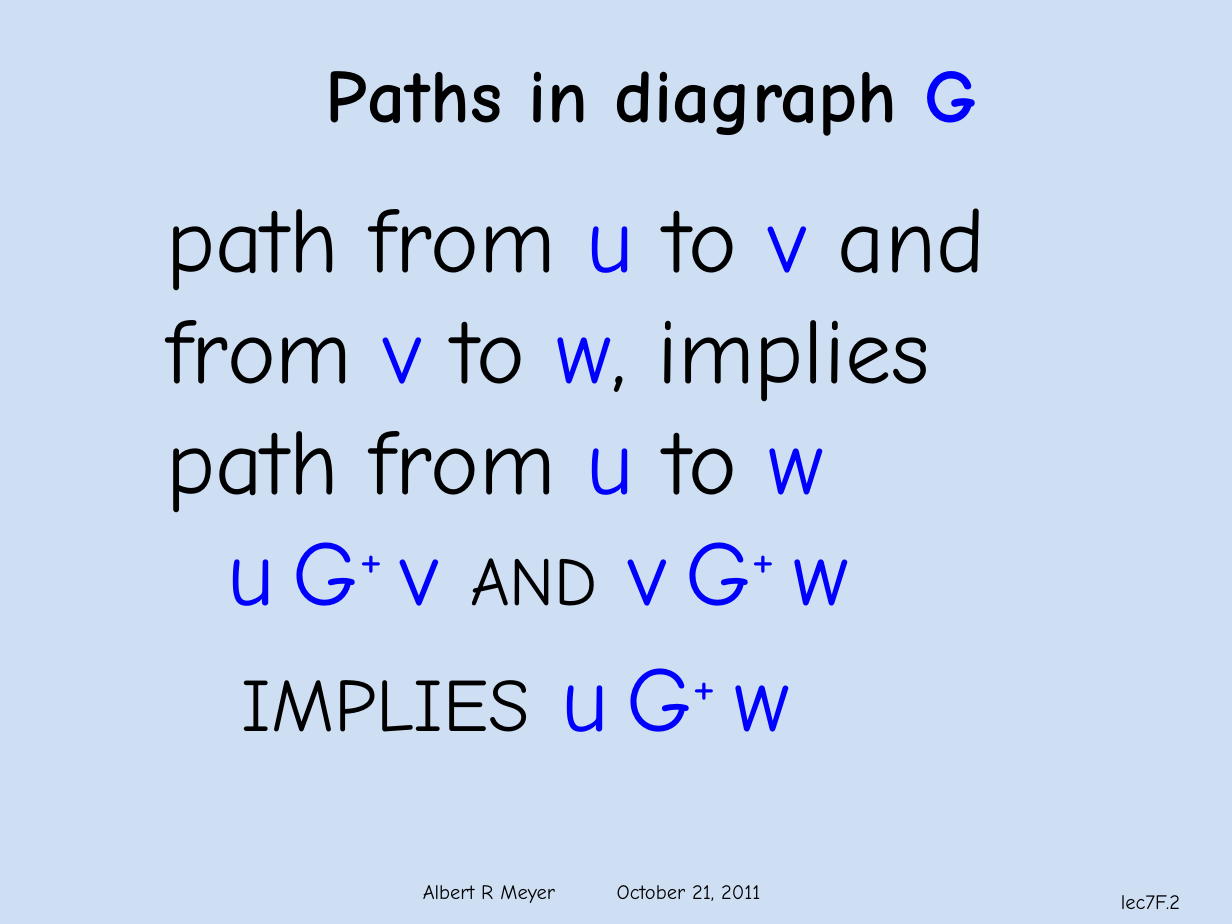
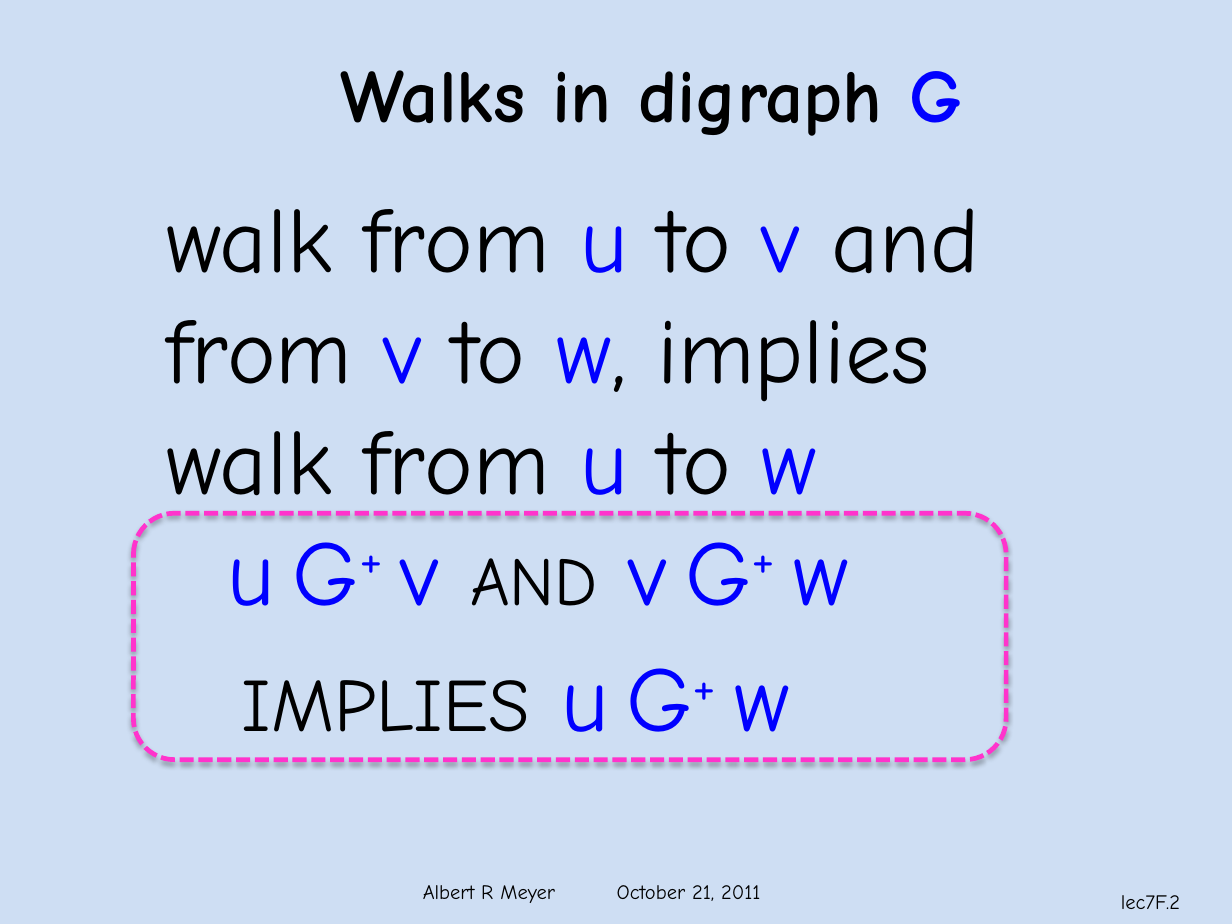
Before and after one commit to armeyer/mcs_web, a slide deck: slide 2 of fall11/slidesF11/slides7f.pptx. Drawn at 1232x924 pixels with LibreOffice and Linux fonts; fonts in the diff are those of the drawing; background and template pictures are left out. Boxes give left, top, right and bottom in pixels: in the first picture for what was removed or moved away, otherwise in the second. Text is boxed around its words. In the diff, an @@ line names an element or a change of style, - is before the commit and + after.

```diff
--- a/fall11/slidesF11/slides7f.pptx
+++ b/fall11/slidesF11/slides7f.pptx
@@ text at box(341, 70, 963, 136): text changed @@
-Paths in diagraph G
+Walks in digraph G
@@ text at box(166, 208, 979, 274): text changed @@
-path from u to v and
+walk from u to v and
@@ text at box(166, 431, 817, 519): text changed @@
-path from u to w
+walk from u to w
@@ rounded rectangle added at box(133, 514, 1005, 760), outline #FF33CC 2.75 pt dashed @@
```
Also in this commit, not shown: 3 other slides changed, 3 slides added, 4 slides removed, 1 other file.
